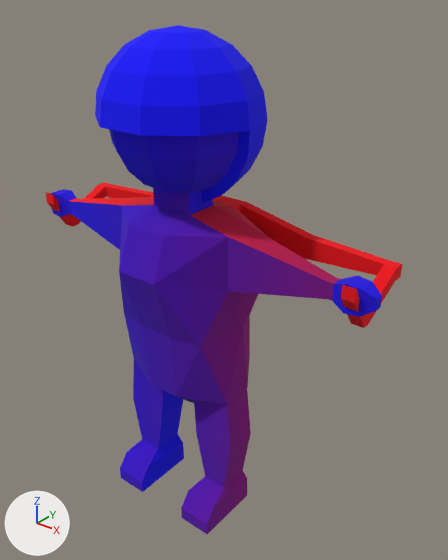
Before and after pictures for a commit that changed the OBJ model Jetpack Jetpack Party DX11/Assets/Models/JetFlip.obj.
Before and after are seen from a 50 mm camera at (13.11, -10.64, 15.64) aimed at (2.71, 2.36, 7.58). The lights are fixed; the arrows at lower left show +X, +Y and +Z. Where no turn or scale is listed for an object, it has been applied to the vertices.

Names of what the first picture shows: 'JetFlip'.
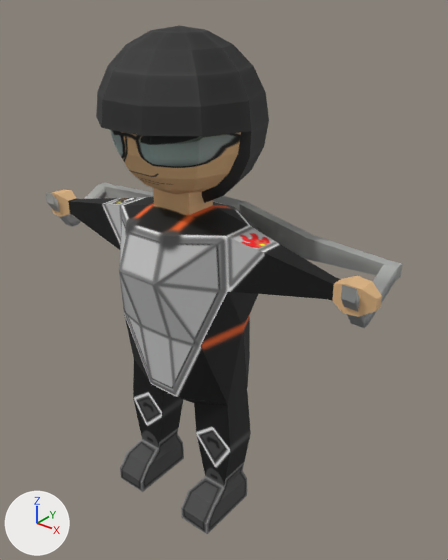
The newer file is also turned or shifted as a whole; pictures and numbers use the older file's frame.

Where the change shows, as pixel boxes [x1, y1, x2, y2] in the pictures (448 x 560 px; the box of a moved part takes in the faces that stretch with it):
'JetFlip', surface changed, reshaped
    before: [46, 25, 402, 534]
    after: [46, 26, 402, 534]
part 1 of me_jetflip, moved or reshaped
    before: [95, 25, 268, 203]
    after: [96, 26, 269, 203]
part 2 of me_jetflip, moved or reshaped
    both: [181, 476, 224, 534]
part 3 of me_jetflip, moved or reshaped
    both: [120, 439, 158, 491]
part 4 of me_jetflip, surface changed (purple to grey)
    both: [46, 183, 402, 534]

Patch to the scene script:
```diff
--- a/Jetpack Jetpack Party DX11/Assets/Models/JetFlip.obj.py
+++ b/Jetpack Jetpack Party DX11/Assets/Models/JetFlip.obj.py
@@ img_jetdudeuv_in_png @@
+img_jetdudeuv_in_png = load_image('JetDudeUV_In.png', 'JetDudeUV_In.png', 1024, 1024, 'sRGB')
@@ mat_lambert3sg @@
 n0 = _N.new('ShaderNodeBsdfPrincipled'); n0.name = 'Principled BSDF'
-n0.inputs[2].default_value = 1.0  # 'Roughness'
+n0.inputs[2].default_value = 0.7  # 'Roughness'
 n1 = _N.new('ShaderNodeOutputMaterial'); n1.name = 'Material Output'
 n2 = _N.new('ShaderNodeTexImage'); n2.name = 'Image Texture'
-n2.image = img_test_png
+n2.image = img_jetdudeuv_in_png
+n3 = _N.new('ShaderNodeTexImage'); n3.name = 'Image Texture.001'
+n3.image = img_jetdudeuv_in_png
 _L.new(n2.outputs[0], n0.inputs[0])  # 'Color' to 'Base Color'
 _L.new(n0.outputs[0], n1.inputs[0])  # 'BSDF' to 'Surface'
+_L.new(n3.outputs[1], n0.inputs[4])  # 'Alpha' to 'Alpha'
@@ me_jetflip @@
 me_jetflip.from_pydata(...)  # 311 vertices, 384 faces; spans x -4.06..7.99, y -0.63..3.81, z 0.0..14.61
 # used by ob_jetflip; location = (0.0, 0.0, 0.0)
+# me_jetflip part 1: the loose piece of 105 vertices spanning x -0.31..4.19, y -0.63..3.67, z 10.19..14.61 is moved by (0.05, 0.0, 0.0)
+# me_jetflip part 2
+# 14 faces are deleted
+# 14 new faces join them
+# me_jetflip part 3
+# 14 faces are deleted
+# 14 new faces join them
+# me_jetflip part 4: 245 kept faces spanning x -4.06..7.99, y -0.45..3.81, z 0.0..10.95 get new texture (UV) coordinates
 me_jetflip.materials.append(mat_lambert3sg)
```
